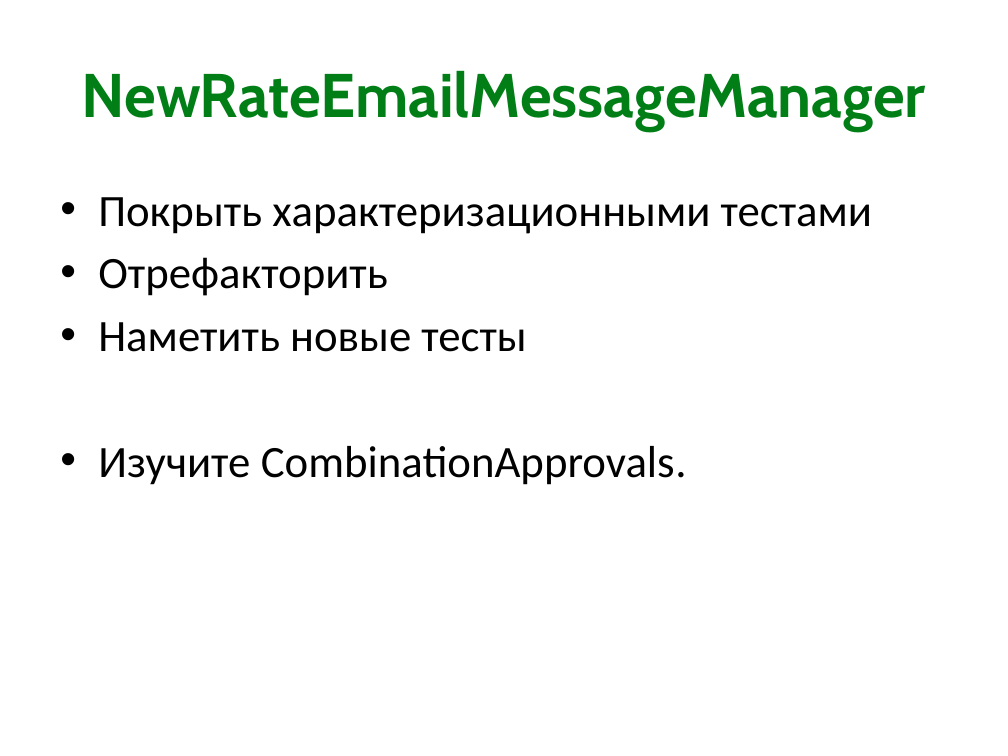
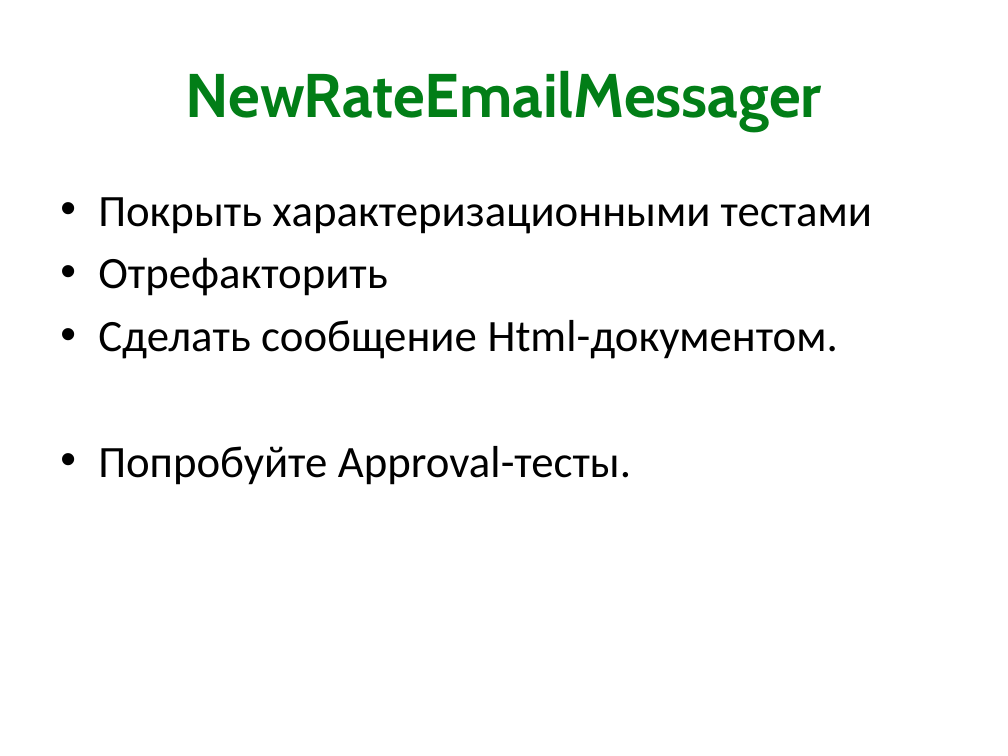
Before and after one commit to xoposhiy/testing-course, a slide deck: slide 37 of day2.pptx (slide 36 before the commit). Drawn at 1008x756 pixels with LibreOffice and Linux fonts; fonts in the diff are those of the drawing. Boxes give left, top, right and bottom in pixels: in the first picture for what was removed or moved away, otherwise in the second. Text is boxed around its words. In the diff, an @@ line names an element or a change of style, - is before the commit and + after.

Commit message:
slide fixes

```diff
--- a/day2.pptx
+++ b/day2.pptx
@@ title at [186, 70, 822, 131]: text changed @@
-NewRateEmailMessageManager
+NewRateEmailMessager
@@ text at [98, 320, 838, 485]: text changed @@
-• Наметить новые тесты
-• Изучите CombinationApprovals.
+• Сделать сообщение Html-документом.
+• Попробуйте Approval-тесты.
```
Also in this commit, not shown: 1 slide added, 1 slide removed.
